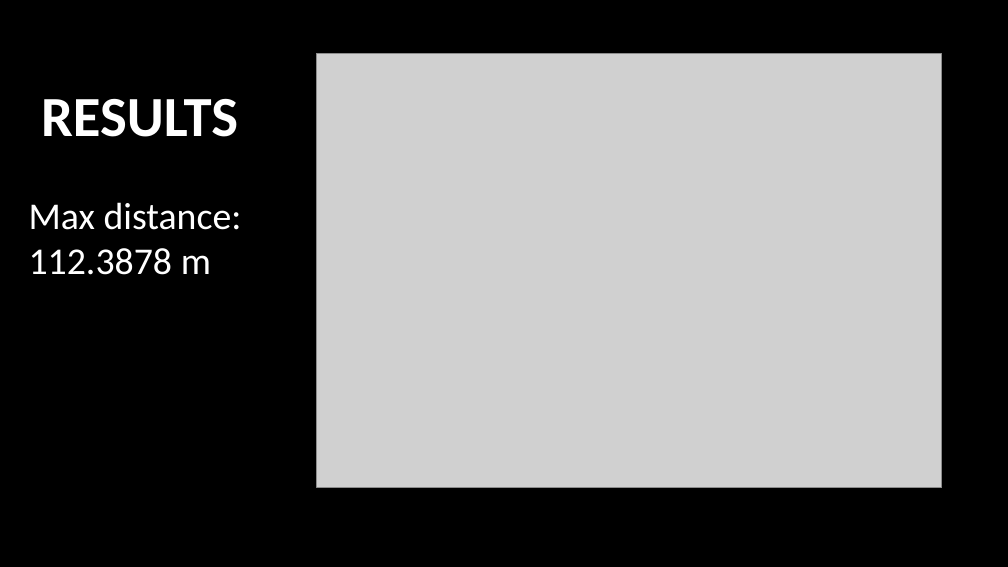
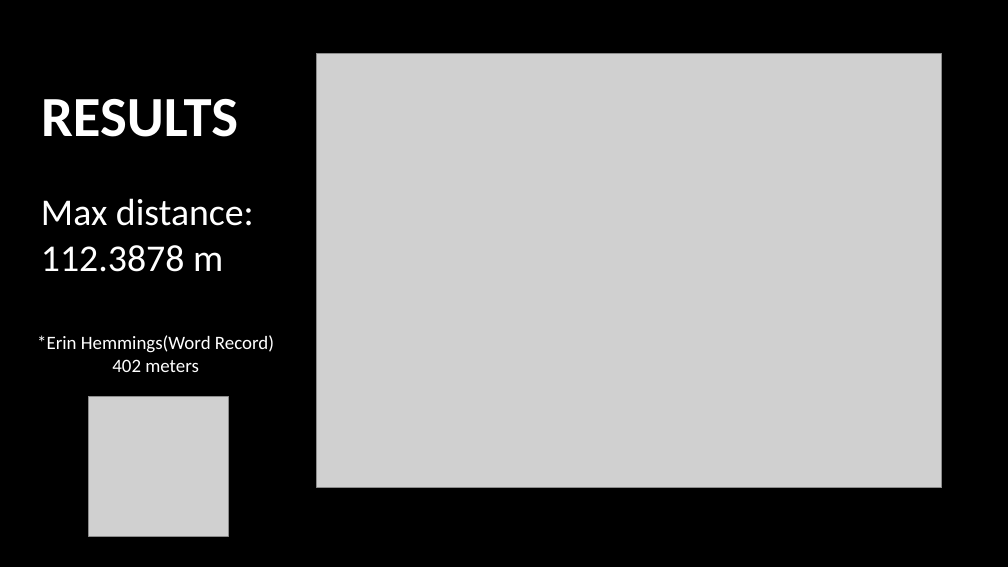
Before and after one commit to juliemaude/term_project_360420_w2019_forgues_viel_v2, a slide deck: slide 5 of report/PowerPointPresentationv2.pptx. Drawn at 1008x567 pixels with LibreOffice and Linux fonts; fonts in the diff are those of the drawing; grey boxes stand for pictures; background and template pictures are left out. Boxes give left, top, right and bottom in pixels: in the first picture for what was removed or moved away, otherwise in the second. Text is boxed around its words. In the diff, an @@ line names an element or a change of style, - is before the commit and + after.

Commit message:
ppt

```diff
--- a/report/PowerPointPresentationv2.pptx
+++ b/report/PowerPointPresentationv2.pptx
@@ text "Max distance: 112.3878 m": place and size @@
-text "Max distance: 112.3878 m" at [29, 202, 242, 275]
+text "Max distance: 112.3878 m" at [41, 198, 254, 272]
@@ text added at [37, 335, 274, 372], 18 pt, text #FFFFFF @@
+*Erin Hemmings(Word Record)
+402 meters
@@ picture added at [88, 396, 228, 536] @@
```
Also in this commit, not shown: 2 other files.
